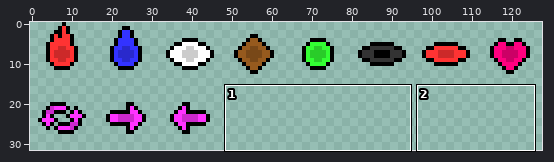
Sprite sheet -- Graphics/Entities/orbs.png. The picture above shows the old version from afar; the outline marks the close-up.
Close-up. Before the commit:
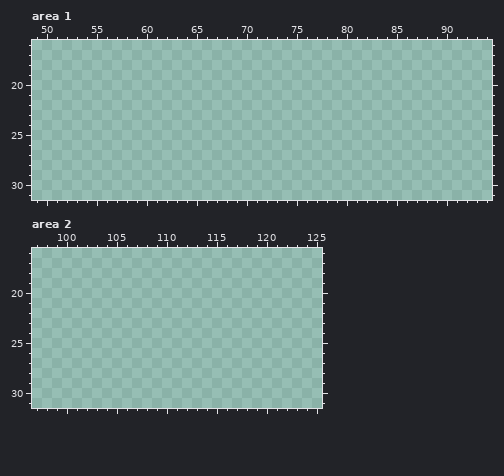
The file is 128x32 pixels. Shown: area 1: x 49..94, y 16..31; area 2: x 97..125, y 16..31.
Palette (. is transparent): 
Now the later version:
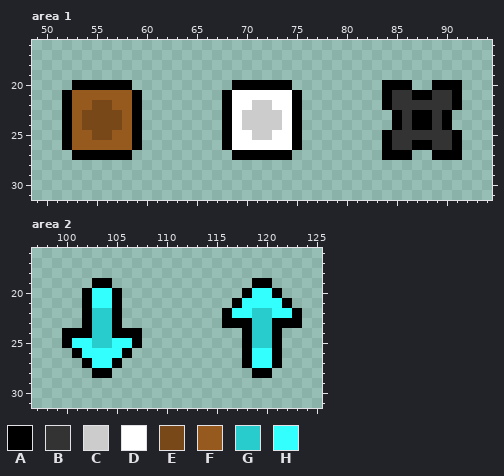
Colours new in this view: A #000000  B #333333  C #cccccc  D #ffffff  E #784818  F #965a1e  G #29cccc  H #33ffff
What changed:
Area 1:
y 20: x 53..58 ...... -> AAAAAA; x 69..74 ...... -> AAAAAA; x 84..86 ... -> AAA; x 89..91 ... -> AAA
y 21: x 52..59 ........ -> AFFFFFFA; x 68..75 ........ -> ADDDDDDA; x 84..91 ........ -> ABBAABBA
y 22: x 52..59 ........ -> AFFEEFFA; x 68..75 ........ -> ADDCCDDA; x 84..91 ........ -> ABBBBBBA
y 23..24: x 52..59 ........ -> AFEEEEFA; x 68..75 ........ -> ADCCCCDA; x 85..90 ...... -> ABAABA
y 25: x 52..59 ........ -> AFFEEFFA; x 68..75 ........ -> ADDCCDDA; x 84..91 ........ -> ABBBBBBA
y 26: x 52..59 ........ -> AFFFFFFA; x 68..75 ........ -> ADDDDDDA; x 84..91 ........ -> ABBAABBA
y 27: x 53..58 ...... -> AAAAAA; x 69..74 ...... -> AAAAAA; x 84..86 ... -> AAA; x 89..91 ... -> AAA
Area 2:
y 19: x 103..104 .. -> AA; x 119..120 .. -> AA
y 20: x 102..105 .... -> AHHA; x 118..121 .... -> AHHA
y 21: x 102..105 .... -> AHHA; x 117..122 ...... -> AHHHHA
y 22: x 102..105 .... -> AGGA; x 116..123 ........ -> AHHGGHHA
y 23: x 102..105 .... -> AGGA; x 116..123 ........ -> AAAGGAAA
y 24: x 100..107 ........ -> AAAGGAAA; x 118..121 .... -> AGGA
y 25: x 100..107 ........ -> AHHGGHHA; x 118..121 .... -> AGGA
y 26: x 101..106 ...... -> AHHHHA; x 118..121 .... -> AHHA
y 27: x 102..105 .... -> AHHA; x 118..121 .... -> AHHA
y 28: x 103..104 .. -> AA; x 119..120 .. -> AA
Boxes around the changes in both close-ups, in picture pixels (x1, y1, x2, y2):
added: (62, 80, 142, 160)
added: (222, 80, 302, 160)
added: (382, 80, 462, 160)
added: (62, 278, 142, 378)
added: (222, 278, 302, 378)
